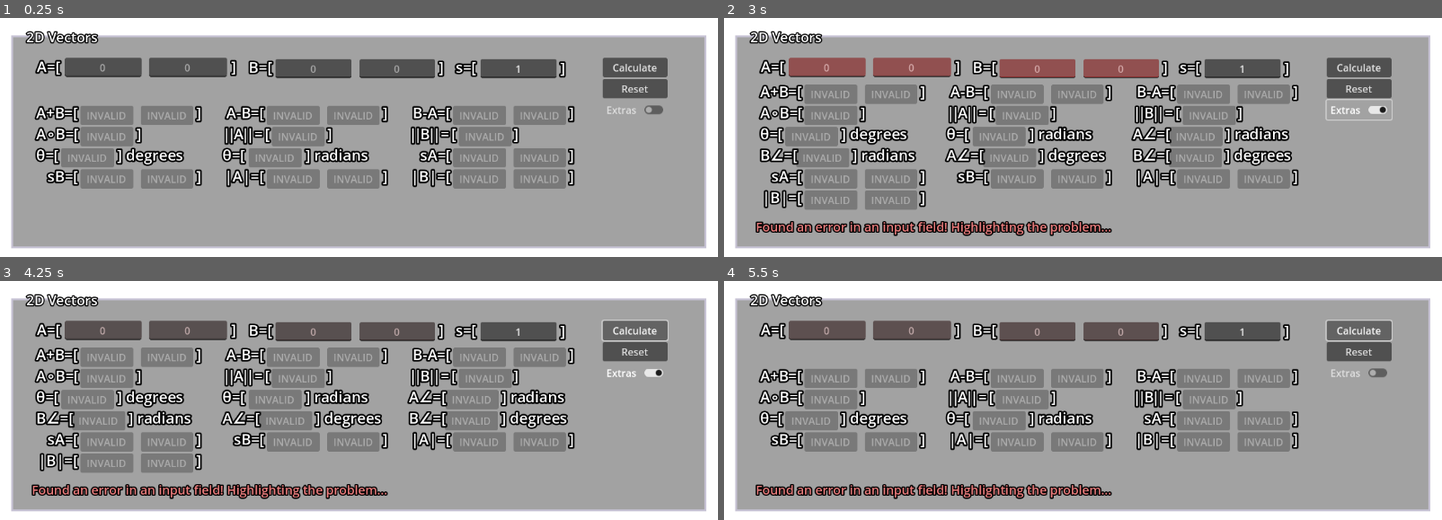
Above: before the commit, frames 1-4 (two rows, left to right).
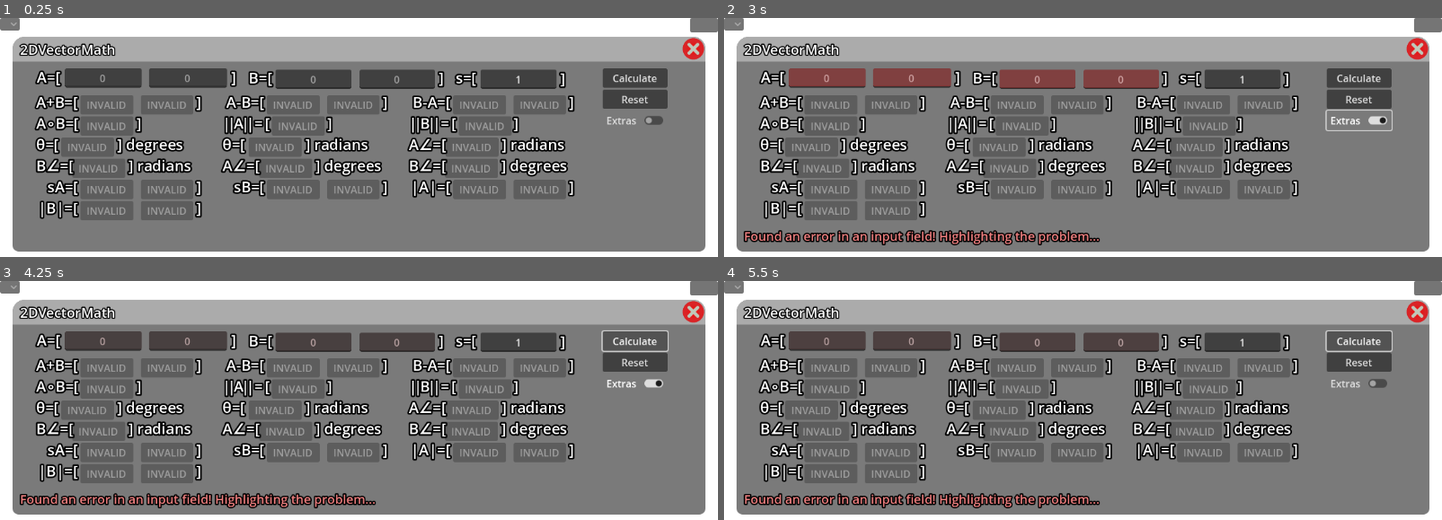
Above: after the commit, the same moments.

Repository: D-Dowding/Godot-Physics-Calculator
Game: Godot game, scene res://window.tscn
The game is run twice, just before and just after one commit, with the same random seed, the same clock (stepped at 60 frames per second) and the same inputs.
Inputs (mouse positions are in pixels of both pictures, inside the frame that each line leads up to):
- Up to frame 1 (0.25 s): no input
- Up to frame 2 (3 s): click (1427, 25) at 0.52 s; click (731, 25) at 1.27 s; click "Calculate" at 2 s; click "Extras" at 2.75 s
- Up to frame 3 (4.25 s): click "Calculate" at 3.5 s
- Up to frame 4 (5.5 s): click "Extras" at 4.25 s; click "Calculate" at 5 s

The runs differ from the first frame. In frame 1, 72% of the frame differs, in the area x 0-100%, y 0-98%; in frame 2, 71%; in frame 3, 70%; in frame 4, 71%.
Error after the commit: Invalid access to property or key 'size' on a base object of type 'Nil'. (res://Scripts/PanelBar.gd:34)

Commit message:
Organize & Add Panel Dragging
Panels can now be dragged using the "PanelBar" class

Diff:
--- a/CalculationButton.tscn
+++ b/Scenes/CalculationButton.tscn
@@ -1,6 +1,6 @@
 [gd_scene load_steps=2 format=3 uid="uid://dmmtslyklbdc5"]
 
-[ext_resource type="Script" uid="uid://c0t512awy5gae" path="res://CalculationButton.gd" id="1_ja81g"]
+[ext_resource type="Script" uid="uid://c0t512awy5gae" path="res://Scripts/CalculationButton.gd" id="1_shxrb"]
 
 [node name="CalculationButton" type="Button" groups=["Button"]]
 anchors_preset = 15
@@ -8,4 +8,4 @@
 anchor_bottom = 1.0
 grow_horizontal = 2
 grow_vertical = 2
-script = ExtResource("1_ja81g")
+script = ExtResource("1_shxrb")
--- a/2DVectorMath.tscn
+++ b/Scenes/CalculatorPanels/2DVectorMath.tscn
@@ -1,13 +1,16 @@
-[gd_scene load_steps=7 format=3 uid="uid://c27exms4ti8nb"]
-
-[ext_resource type="Script" uid="uid://d2rth76usp1o3" path="res://VectorMath.gd" id="1_ab8oc"]
-[ext_resource type="Script" uid="uid://b06p2rmix4tvf" path="res://InputField.gd" id="2_r3pd2"]
-[ext_resource type="Script" uid="uid://c0t512awy5gae" path="res://CalculationButton.gd" id="3_o6np1"]
-
-[sub_resource type="LabelSettings" id="LabelSettings_mvsta"]
-font_size = 22
-outline_size = 7
-outline_color = Color(0, 0, 0, 1)
+[gd_scene load_steps=8 format=3 uid="uid://c27exms4ti8nb"]
+
+[ext_resource type="Script" uid="uid://d2rth76usp1o3" path="res://Scripts/CalculatorPanel.gd" id="1_ab8oc"]
+[ext_resource type="Script" uid="uid://b06p2rmix4tvf" path="res://Scripts/InputField.gd" id="2_r3pd2"]
+[ext_resource type="Script" uid="uid://c0t512awy5gae" path="res://Scripts/CalculationButton.gd" id="3_o6np1"]
+[ext_resource type="PackedScene" uid="uid://c4gt23jj7fxtg" path="res://Scenes/PanelBar.tscn" id="4_o6np1"]
+
+[sub_resource type="StyleBoxFlat" id="StyleBoxFlat_o6np1"]
+bg_color = Color(0.31, 0.31, 0.31, 0.75686276)
+corner_radius_top_left = 20
+corner_radius_top_right = 20
+corner_radius_bottom_right = 10
+corner_radius_bottom_left = 10
 
 [sub_resource type="FontVariation" id="FontVariation_mvsta"]
 spacing_glyph = -5
@@ -18,58 +21,31 @@
 outline_size = 10
 outline_color = Color(0, 0, 0, 1)
 
-[node name="2DVectorMath" type="Control" node_paths=PackedStringArray("extra_calculations", "reset_button", "calculate_button", "extras_button", "splash_text", "splash_text_timer") groups=["CalculatorPanel"]]
+[node name="2DVectorMath" type="Control" node_paths=PackedStringArray("reset_button", "calculate_button", "extras_button", "splash_text", "splash_text_timer") groups=["CalculatorPanel"]]
 layout_mode = 3
-anchors_preset = 0
+anchor_right = 0.96500003
+anchor_bottom = 0.523
+offset_right = 0.3199463
+offset_bottom = 6.0960083
 size_flags_horizontal = 3
 size_flags_vertical = 2
 script = ExtResource("1_ab8oc")
-extra_calculations = [NodePath("Math/Calculations/A∠Radians"), NodePath("Math/Calculations/B∠Radians"), NodePath("Math/Calculations/A∠Degrees"), NodePath("Math/Calculations/B∠Degrees")]
 reset_button = NodePath("ToolButtons/Control2/Reset")
 calculate_button = NodePath("ToolButtons/Control/Calculate")
 extras_button = NodePath("ToolButtons/Control3/Extras")
 splash_text = NodePath("SplashText")
 splash_text_timer = NodePath("SplashText/SplashTextTimer")
 
-[node name="ColorRect" type="ColorRect" parent="."]
-layout_mode = 1
-anchors_preset = -1
+[node name="Rect" type="AspectRatioContainer" parent="."]
+layout_mode = 0
 offset_right = 1112.0
-offset_bottom = 339.0
-grow_horizontal = 2
-color = Color(0, 0, 0, 0.36400002)
-
-[node name="Border" type="ReferenceRect" parent="."]
-layout_mode = 1
-anchors_preset = -1
+offset_bottom = 345.0
+
+[node name="Panel" type="Panel" parent="."]
+layout_mode = 0
 offset_right = 1112.0
-offset_bottom = 339.0
-grow_horizontal = 2
-grow_vertical = 2
-border_color = Color(0.776426, 0.759207, 0.832554, 1)
-border_width = 3.0
-editor_only = false
-
-[node name="Label" type="Label" parent="."]
-layout_mode = 0
-offset_left = 19.0
-offset_top = -15.0
-offset_right = 139.0
-offset_bottom = 16.0
-text = "2D Vectors"
-label_settings = SubResource("LabelSettings_mvsta")
-horizontal_alignment = 1
-vertical_alignment = 1
-
-[node name="ColorRect" type="ColorRect" parent="Label"]
-visible = false
-show_behind_parent = true
-layout_mode = 1
-anchors_preset = 15
-anchor_right = 1.0
-anchor_bottom = 1.0
-grow_horizontal = 2
-grow_vertical = 2
+offset_bottom = 345.0
+theme_override_styles/panel = SubResource("StyleBoxFlat_o6np1")
 
 [node name="Math" type="FlowContainer" parent="."]
 layout_mode = 1
@@ -78,10 +54,10 @@
 anchor_top = 0.026
 anchor_right = 0.017
 anchor_bottom = 0.026
-offset_left = 19.0
-offset_top = 31.0
+offset_left = 18.999998
+offset_top = 38.999996
 offset_right = 916.0
-offset_bottom = 323.0
+offset_bottom = 331.0
 theme_override_constants/v_separation = -41
 vertical = true
 
@@ -1019,9 +995,9 @@
 anchor_right = 0.017
 anchor_bottom = 0.026
 offset_left = 881.096
-offset_top = 34.0
+offset_top = 41.999996
 offset_right = 1079.096
-offset_bottom = 240.0
+offset_bottom = 248.0
 theme_override_constants/separation = 34
 
 [node name="Control" type="Control" parent="ToolButtons"]
@@ -1085,23 +1061,20 @@
 [node name="SplashText" type="RichTextLabel" parent="."]
 clip_contents = false
 layout_mode = 1
-anchors_preset = -1
-anchor_left = 0.011000001
-anchor_top = 0.5
-anchor_right = 0.56700003
-anchor_bottom = 0.541
-offset_left = 19.0
-offset_top = 291.0
-offset_right = 353.232
-offset_bottom = 319.0
+offset_left = 12.0
+offset_top = 306.0
+offset_right = 1090.0
+offset_bottom = 334.0
 mouse_filter = 2
 theme_override_constants/outline_size = 8
 theme_override_font_sizes/normal_font_size = 20
 text = "This is splash text"
-fit_content = true
 scroll_active = false
 vertical_alignment = 1
 
 [node name="SplashTextTimer" type="Timer" parent="SplashText"]
 wait_time = 4.0
 one_shot = true
+
+[node name="PanelBar" parent="." instance=ExtResource("4_o6np1")]
+layout_mode = 0
--- a/InputField.tscn
+++ b/Scenes/InputField.tscn
@@ -1,6 +1,6 @@
 [gd_scene load_steps=2 format=3 uid="uid://cxk340b6rgmph"]
 
-[ext_resource type="Script" uid="uid://b06p2rmix4tvf" path="res://InputField.gd" id="1_kdo15"]
+[ext_resource type="Script" uid="uid://b06p2rmix4tvf" path="res://Scripts/InputField.gd" id="1_roqf0"]
 
 [node name="InputField" type="LineEdit" groups=["InputField"]]
 anchors_preset = 15
@@ -8,4 +8,4 @@
 anchor_bottom = 1.0
 grow_horizontal = 2
 grow_vertical = 2
-script = ExtResource("1_kdo15")
+script = ExtResource("1_roqf0")
--- /dev/null
+++ b/Scenes/PanelBar.tscn
@@ -0,0 +1,49 @@
+[gd_scene load_steps=7 format=3 uid="uid://c4gt23jj7fxtg"]
+
+[ext_resource type="Script" uid="uid://vdsy4q4cnlhd" path="res://Scripts/PanelBar.gd" id="1_besty"]
+[ext_resource type="Texture2D" uid="uid://dx6nrpm0sa8fu" path="res://Assets/Textures/Exit Icons/ExitUnpressedIcon.png" id="2_1wx40"]
+[ext_resource type="Texture2D" uid="uid://dwlcrnar05jin" path="res://Assets/Textures/Exit Icons/ExitPressedIcon.png" id="3_t16nl"]
+[ext_resource type="Texture2D" uid="uid://bhqocgm6rnt4p" path="res://Assets/Textures/Exit Icons/ExitHoverIcon.png" id="4_h2iks"]
+
+[sub_resource type="StyleBoxFlat" id="StyleBoxFlat_yyc05"]
+bg_color = Color(0.67, 0.67, 0.67, 1)
+corner_radius_top_left = 20
+corner_radius_top_right = 20
+
+[sub_resource type="LabelSettings" id="LabelSettings_mvsta"]
+font_size = 22
+outline_size = 7
+outline_color = Color(0, 0, 0, 1)
+
+[node name="PanelBar" type="Panel"]
+offset_right = 1112.0
+offset_bottom = 40.0
+theme_override_styles/panel = SubResource("StyleBoxFlat_yyc05")
+script = ExtResource("1_besty")
+
+[node name="PanelTitle" type="Label" parent="."]
+layout_mode = 1
+anchors_preset = 4
+anchor_top = 0.5
+anchor_bottom = 0.5
+offset_left = 12.0
+offset_top = -15.0
+offset_right = 162.0
+offset_bottom = 16.0
+grow_vertical = 2
+label_settings = SubResource("LabelSettings_mvsta")
+vertical_alignment = 1
+
+[node name="PanelExitButton" type="TextureButton" parent="."]
+layout_mode = 1
+anchors_preset = 1
+anchor_left = 1.0
+anchor_right = 1.0
+offset_left = -39.0
+offset_bottom = 39.0
+grow_horizontal = 0
+texture_normal = ExtResource("2_1wx40")
+texture_pressed = ExtResource("3_t16nl")
+texture_hover = ExtResource("4_h2iks")
+ignore_texture_size = true
+stretch_mode = 0
--- a/VectorMath.gd
+++ b/Scripts/CalculatorPanel.gd
@@ -11,6 +11,9 @@
 @export_group("Splash Text")
 @export var splash_text : RichTextLabel
 @export var splash_text_timer : Timer
+
+## This needs to be here because Control changes based on window size, whereas rect does not
+@onready var rect = $Rect
 
 var errored_input_fields : Array[InputField]
 var input_fields: Dictionary[String, InputField]
--- /dev/null
+++ b/Scripts/PanelBar.gd
@@ -0,0 +1,47 @@
+@tool
+extends Panel
+class_name PanelBar
+
+var offset : Vector2
+var dragging : bool = false
+@onready var parent : CalculatorPanel
+@onready var panel_title : Label = $PanelTitle
+@onready var panel_exit_button : TextureButton = $PanelExitButton
+@onready var window : Control
+
+func _ready() -> void:
+	if get_owner() and get_owner() is CalculatorPanel:
+		parent = get_owner()
+		panel_title.text = parent.name
+	if get_tree().get_root().get_child(0).name == "Window":
+		window = get_tree().get_root().get_child(0)
+	gui_input.connect(drag)
+	panel_exit_button.pressed.connect(close_panel)
+
+func _process(delta: float) -> void:
+	if Engine.is_editor_hint() and parent:
+		panel_title.text = parent.name
+		return
+
+	if !Engine.is_editor_hint():
+		## Drag window
+		if dragging:
+			mouse_default_cursor_shape = CursorShape.CURSOR_DRAG
+			parent.global_position = get_global_mouse_position() + offset
+		else:
+			mouse_default_cursor_shape = CursorShape.CURSOR_ARROW
+		## Clamp to window size
+		if window.size > parent.rect.size:
+			parent.global_position = global_position.clamp(Vector2.ZERO, window.size - parent.rect.size)
+		else:
+			parent.global_position = global_position.clamp(Vector2.ZERO, window.size - panel_title.size)
+
+func drag(event: InputEvent) -> void:
+	if event is InputEventMouseButton and (event as InputEventMouseButton).button_index == MOUSE_BUTTON_LEFT:
+		dragging = true
+		offset = global_position - get_global_mouse_position()
+	if event is InputEventMouseButton and (event as InputEventMouseButton).button_index == MOUSE_BUTTON_LEFT and !(event as InputEventMouseButton).is_pressed():
+		dragging = false
+
+func close_panel():
+	parent.queue_free()
--- a/window.tscn
+++ b/window.tscn
@@ -1,6 +1,6 @@
-[gd_scene load_steps=3 format=3 uid="uid://cvl66ktqi6rsr"]
+[gd_scene load_steps=3 format=3 uid="uid://bukn7nu8ujkbe"]
 
-[ext_resource type="PackedScene" uid="uid://c27exms4ti8nb" path="res://2DVectorMath.tscn" id="1_808dq"]
+[ext_resource type="PackedScene" uid="uid://c27exms4ti8nb" path="res://Scenes/CalculatorPanels/2DVectorMath.tscn" id="1_808dq"]
 
 [sub_resource type="CanvasTexture" id="CanvasTexture_hjewq"]
 
@@ -23,16 +23,28 @@
 grow_vertical = 2
 texture = SubResource("CanvasTexture_hjewq")
 
-[node name="MarginContainer" type="MarginContainer" parent="."]
+[node name="2DVectorMath" parent="." instance=ExtResource("1_808dq")]
 layout_mode = 1
-anchors_preset = -1
+anchor_left = 0.017
+anchor_top = 0.046000004
+anchor_right = 0.98300004
+anchor_bottom = 0.57900006
+offset_left = 0.41599846
+offset_top = 0.19199753
+offset_right = -0.41601563
+offset_bottom = -0.19204712
+
+[node name="MenuButton" type="MenuButton" parent="."]
+layout_mode = 1
+anchors_preset = 1
+anchor_left = 1.0
 anchor_right = 1.0
-anchor_bottom = 1.0
-grow_horizontal = 2
-theme_override_constants/margin_left = 20
-theme_override_constants/margin_top = 30
-theme_override_constants/margin_right = 20
-theme_override_constants/margin_bottom = 30
+offset_left = -45.0
+offset_bottom = 23.0
+grow_horizontal = 0
+flat = false
 
-[node name="2DVectorMath" parent="MarginContainer" instance=ExtResource("1_808dq")]
-layout_mode = 2
+[node name="OptionButton" type="OptionButton" parent="."]
+layout_mode = 0
+offset_right = 32.0
+offset_bottom = 20.0
Binary file added: Assets/Textures/Exit Icons/ExitHoverIcon.png
Not shown, added: Assets/Textures/Exit Icons/ExitHoverIcon.png.import
Binary file added: Assets/Textures/Exit Icons/ExitPressedIcon.png
Not shown, added: Assets/Textures/Exit Icons/ExitPressedIcon.png.import
Binary file added: Assets/Textures/Exit Icons/ExitUnpressedIcon.png
Not shown, added: Assets/Textures/Exit Icons/ExitUnpressedIcon.png.import
Renamed: CalculationButton.gd -> Scripts/CalculationButton.gd
Renamed: CalculationButton.gd.uid -> Scripts/CalculationButton.gd.uid
Renamed: VectorMath.gd.uid -> Scripts/CalculatorPanel.gd.uid
Renamed: InputField.gd -> Scripts/InputField.gd
Renamed: InputField.gd.uid -> Scripts/InputField.gd.uid
Not shown, added: Scripts/PanelBar.gd.uid
(and 1 more such lines)
